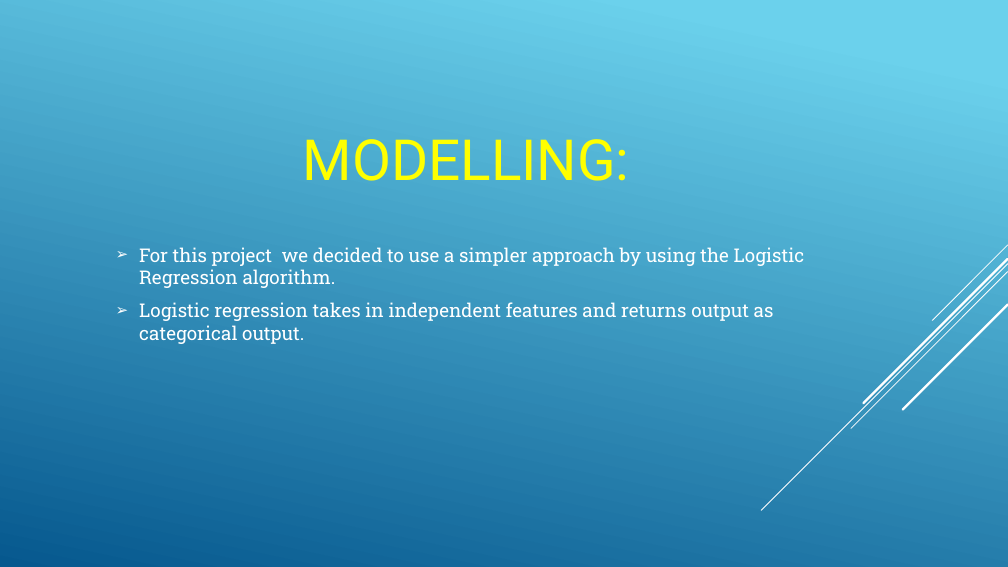
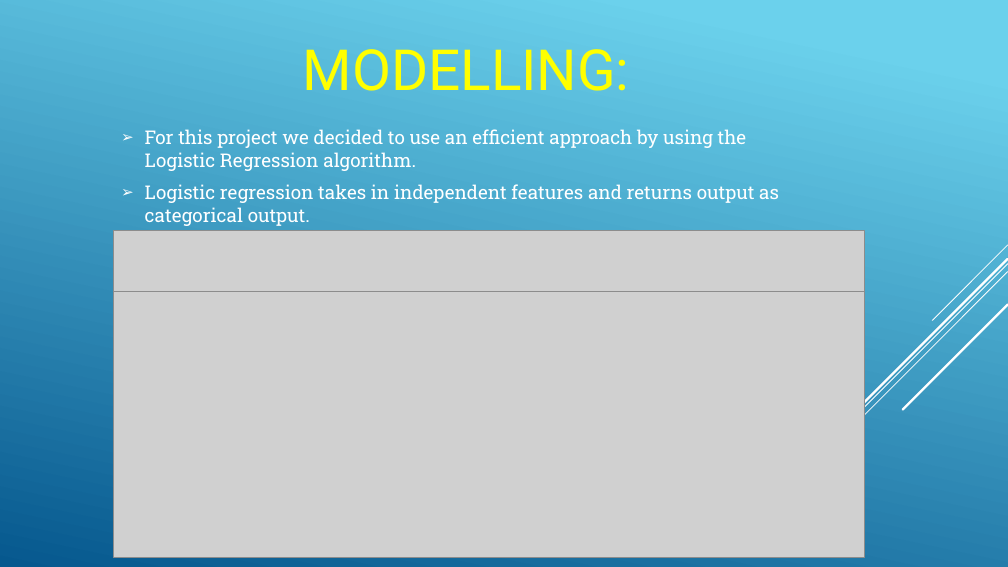
Before and after one commit to rashmirekha27/Loan_Officers, a slide deck: slide 10 of Project4_presentation.pptx (slide 9 before the commit). Drawn at 1008x567 pixels with LibreOffice and Linux fonts; fonts in the diff are those of the drawing; grey boxes stand for pictures. Boxes give left, top, right and bottom in pixels: in the first picture for what was removed or moved away, otherwise in the second. Text is boxed around its words. In the diff, an @@ line names an element or a change of style, - is before the commit and + after.

```diff
--- a/Project4_presentation.pptx
+++ b/Project4_presentation.pptx
@@ title "MODELLING:": place and size @@
-title "MODELLING:" at (303, 139, 630, 181)
+title "MODELLING:" at (303, 49, 630, 91)
@@ text "For this project we decided ...": place and size @@
-text "For this project we decided ..." at (139, 247, 805, 344)
+text "For this project we decided ..." at (145, 129, 779, 226)
@@ text at (145, 129, 747, 171): text changed @@
-➢ For this project we decided to use a simpler approach by using the Logistic Regression algorithm.
+➢ For this project we decided to use an efficient approach by using the Logistic Regression algorithm.
@@ picture added at (113, 231, 864, 292) @@
@@ picture added at (113, 292, 864, 557) @@
```
Also in this commit, not shown: 5 other slides changed, 7 slides added, 5 slides removed, 2 other files.
